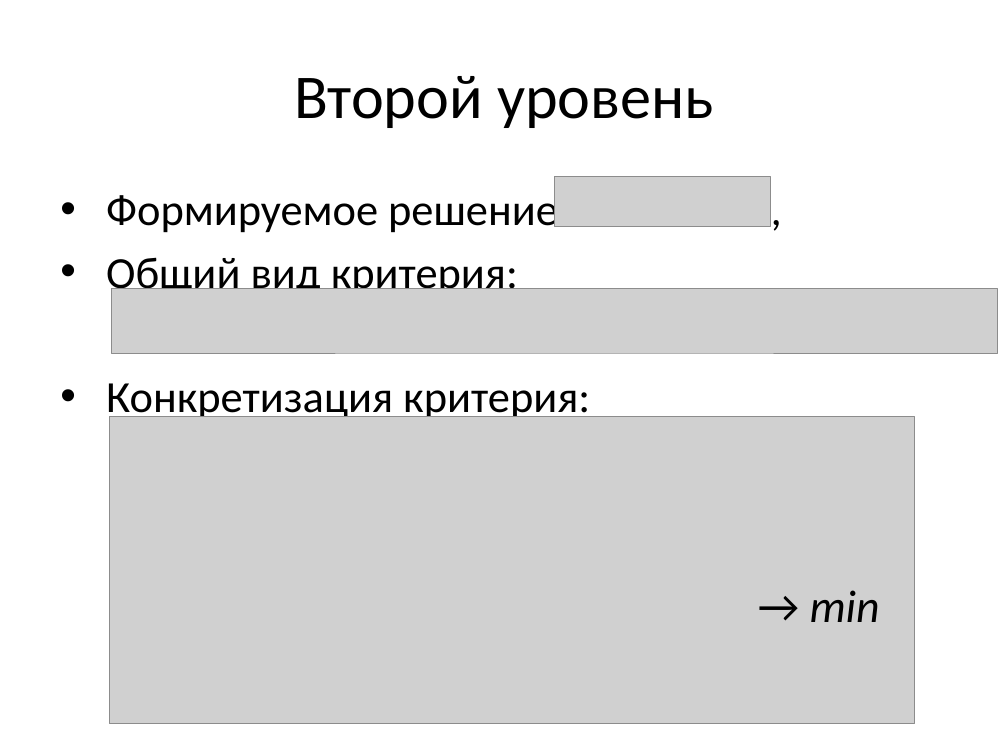
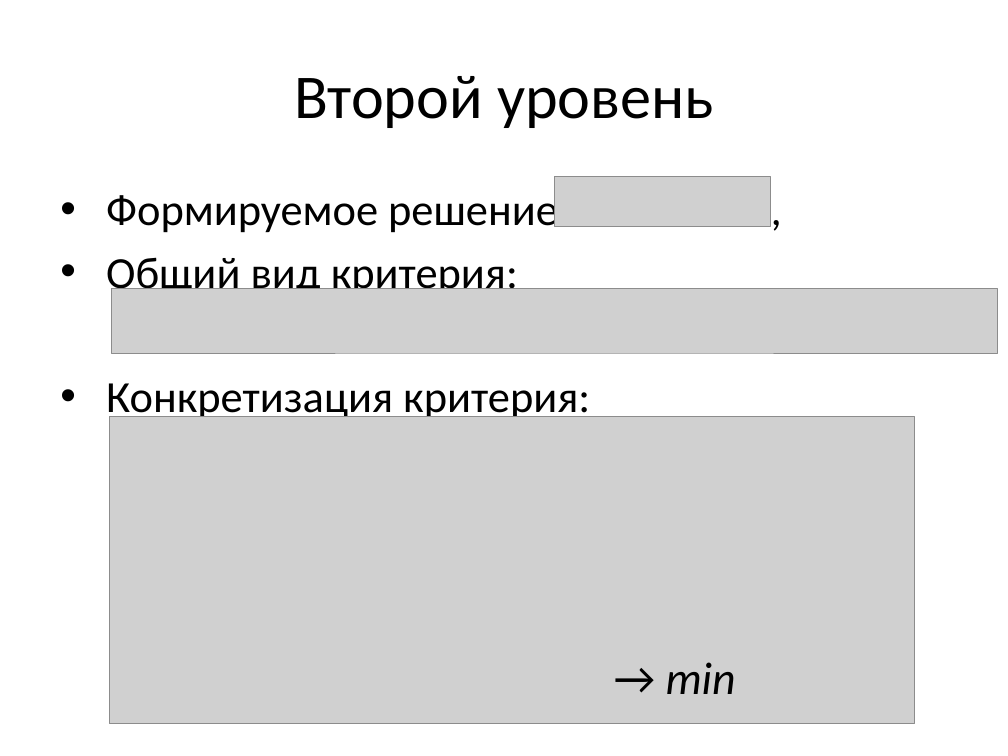
Before and after one commit to sasha2567/diplom, a slide deck: slide 13 of К защите/Саша/В диплом/На защиту/На защиту.pptx. Drawn at 1008x756 pixels with LibreOffice and Linux fonts; fonts in the diff are those of the drawing; grey boxes stand for pictures. Boxes give left, top, right and bottom in pixels: in the first picture for what was removed or moved away, otherwise in the second. Text is boxed around its words. In the diff, an @@ line names an element or a change of style, - is before the commit and + after.

```diff
--- a/К защите/Саша/В диплом/На защиту/На защиту.pptx
+++ b/К защите/Саша/В диплом/На защиту/На защиту.pptx
@@ text "→ min": place and size @@
-text "→ min" at (810,590,880,622)
+text "→ min" at (666,662,736,694)
```
Also in this commit, not shown: 3 other slides changed, 6 other files.
